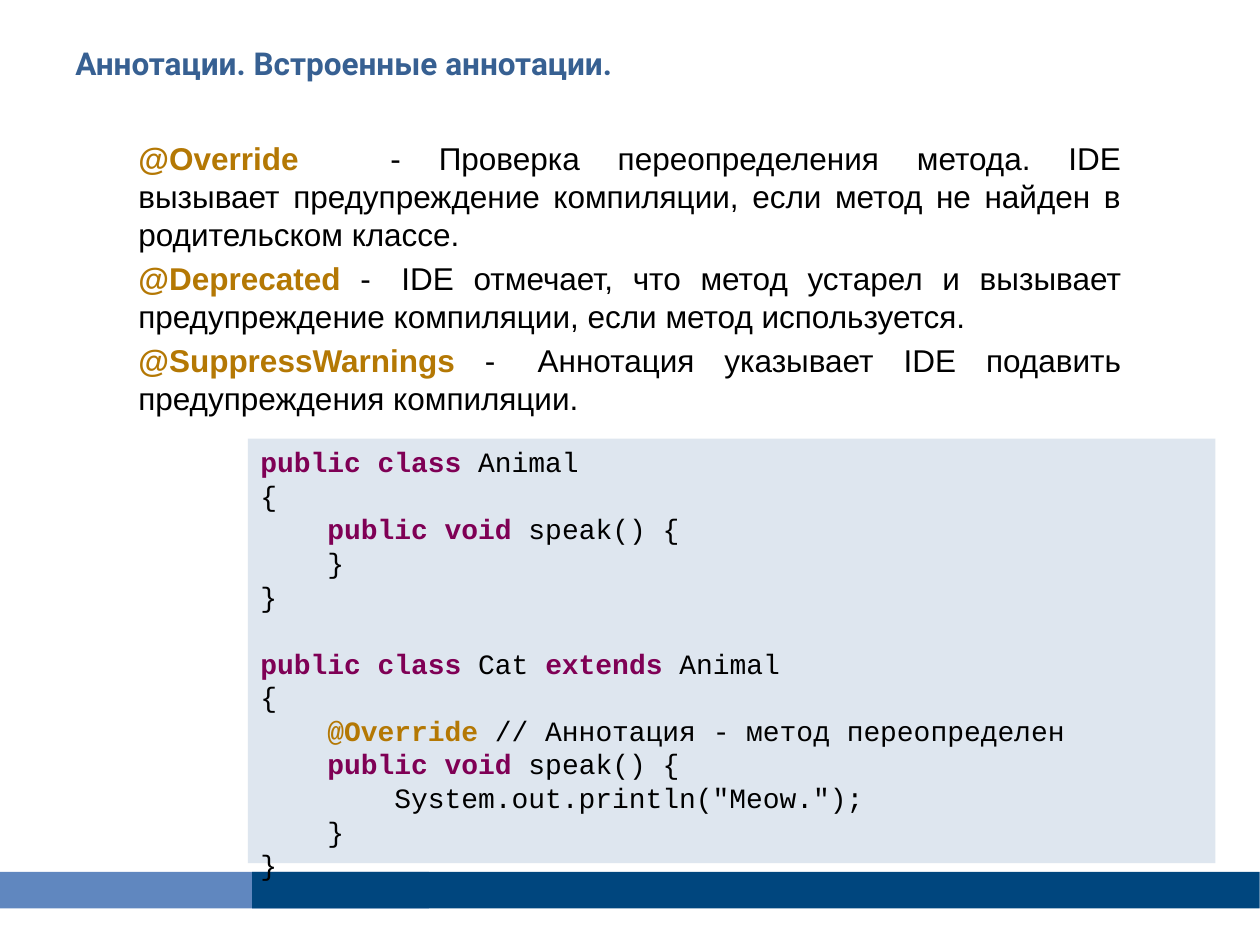
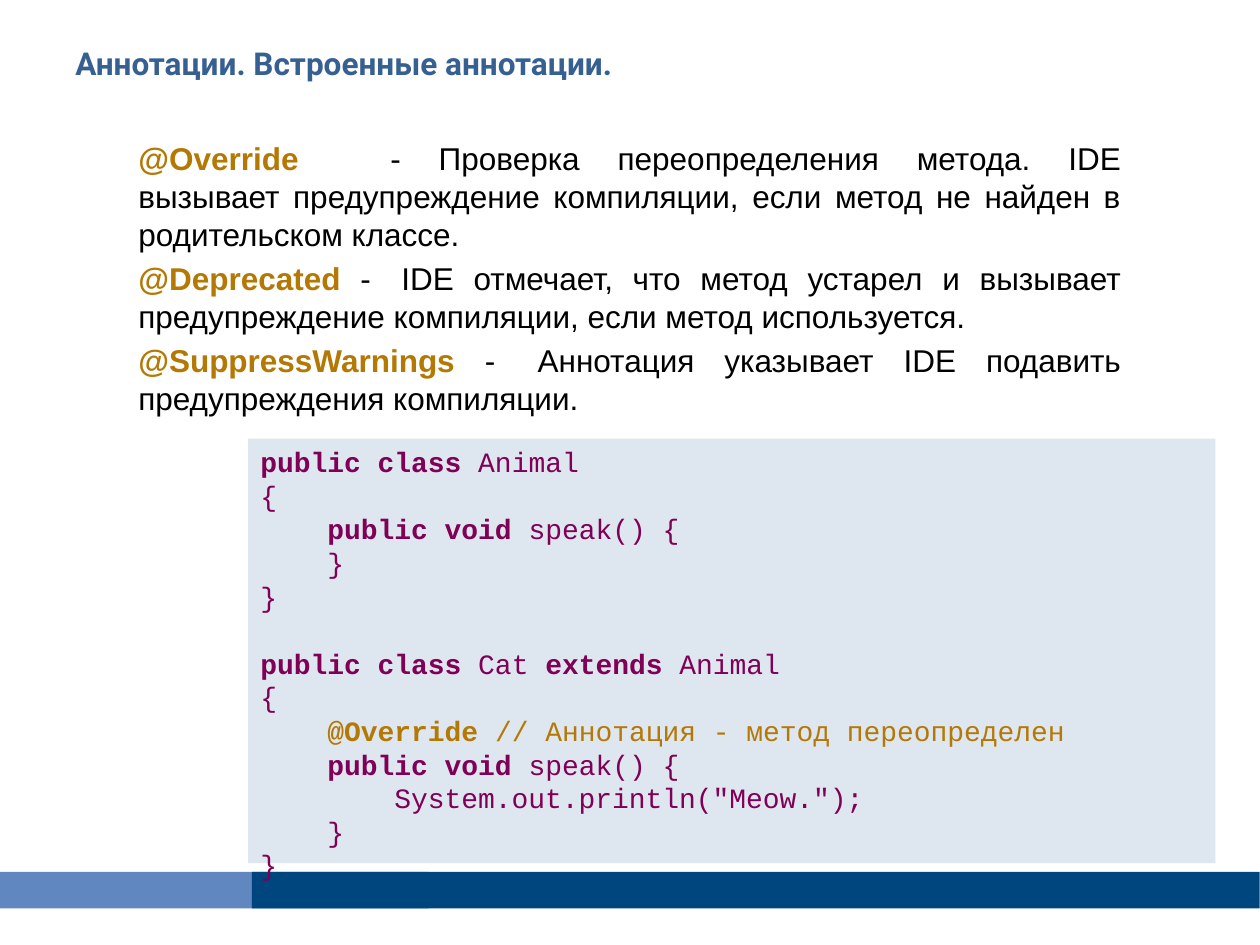
Before and after one commit to Vyacheslav2023/javase0111, a slide deck: slide 140 of presentation/JavaSE106OOP.pptx. Drawn at 1260x945 pixels with LibreOffice and Linux fonts; fonts in the diff are those of the drawing. Boxes give left, top, right and bottom in pixels: in the first picture for what was removed or moved away, otherwise in the second. Text is boxed around its words. In the diff, an @@ line names an element or a change of style, - is before the commit and + after.

```diff
--- a/presentation/JavaSE106OOP.pptx
+++ b/presentation/JavaSE106OOP.pptx
@@ rectangle "public class Animal" at [248, 438, 1216, 863]: text colour #000000 to #7F0055 in "Animal", "{", "speak() {", "}" and 7 more places; text colour #000000 to #B47804 in "// Аннотация - метод переопределен" @@
```
Also in this commit, not shown: 14 other slides changed, 34 other files.
